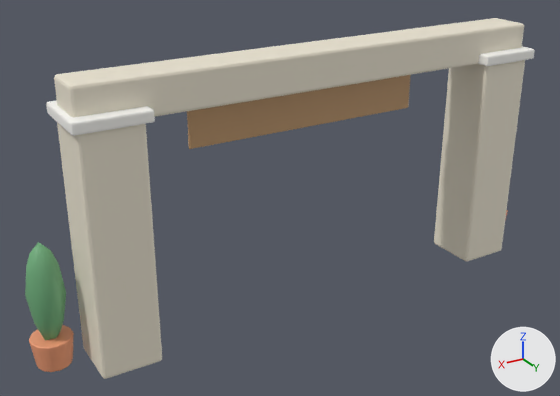
The Blender file source-art/bayview/town_gate.blend: old version first, new version second.
Before and after are seen from a 50 mm lens placed at (11.21, 16.61, 11.69), pointed at (0.99, -0.43, 3.17). Every picture has the same lights, and +X, +Y and +Z are marked at lower right. The older version comes first.

Names of what the first picture shows: 'Visual'.
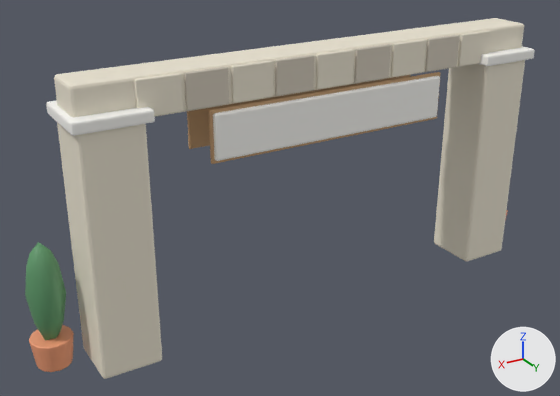
Boxes [x1, y1, x2, y2] around the edits, measured in the pictures (560 x 396 px):
part 1 of me_cube, added (pale yellow): after [458, 30, 491, 66]
part 2 of me_cube, added (pale yellow): after [425, 35, 459, 72]
part 3 of me_cube, added (pale yellow): after [354, 44, 391, 83]
part 4 of me_cube, added (pale yellow): after [275, 55, 314, 96]
part 5 of me_cube, added (pale yellow): after [184, 67, 229, 111]
part 6 of me_cube, added (pale yellow): after [134, 73, 183, 116]
part 7 of me_cube, added: after [213, 76, 440, 161]
part 8 of me_cube, added: after [209, 72, 441, 164]

What the commit changed:
me_cube is used by ob_visual; location (-6.0, 0.0, 3.2).
me_cube had 1292 vertices, 1292 faces and spanned x -2.1..14.1, y -1.1..0.9, z -3.2..4.2.
me_cube now has 1908 vertices, 1886 faces and spans x -2.1..14.1, y -1.1..0.9, z -3.2..4.2.
me_cube part 1: the loose piece of 56 vertices spanning x 0.6..1.7, y -0.7..-0.6, z 3.2..4.2 is copied, and the copy is moved by (0.0, 1.2, 0.0); it spans x 0.6..1.7, y 0.6..0.7, z 3.2..4.2.
me_cube part 2: the loose piece of 56 vertices spanning x 1.9..3.0, y -0.7..-0.6, z 3.2..4.2 is copied, and the copy is moved by (0.0, 1.2, 0.0); it spans x 1.9..3.0, y 0.6..0.7, z 3.2..4.2.
me_cube part 3: the loose piece of 56 vertices spanning x 4.2..5.4, y -0.7..-0.6, z 3.2..4.2 is copied, and the copy is moved by (0.0, 1.2, 0.0); it spans x 4.2..5.4, y 0.6..0.7, z 3.2..4.2.
me_cube part 4: the loose piece of 56 vertices spanning x 6.6..7.8, y -0.7..-0.6, z 3.2..4.2 is copied, and the copy is moved by (0.0, 1.2, 0.0); it spans x 6.6..7.8, y 0.6..0.7, z 3.2..4.2.
me_cube part 5: the loose piece of 56 vertices spanning x 9.1..10.2, y -0.7..-0.6, z 3.2..4.2 is copied, and the copy is moved by (0.0, 1.2, 0.0); it spans x 9.1..10.2, y 0.6..0.7, z 3.2..4.2.
me_cube part 6: the loose piece of 56 vertices spanning x 10.2..11.4, y -0.7..-0.6, z 3.2..4.2 is copied, and the copy is moved by (0.0, 1.2, 0.0); it spans x 10.2..11.4, y 0.6..0.7, z 3.2..4.2.
me_cube part 7: the loose piece of 56 vertices spanning x 2.4..9.6, y -0.7..-0.6, z 1.8..3.2 is copied, and the copy is moved by (0.0, 1.3, 0.0), in mat_whitetrim (white #fcfaf6); it spans x 2.5..9.5, y 0.6..0.8, z 1.9..3.1.
me_cube part 8: the loose piece of 56 vertices spanning x 2.4..9.6, y -0.7..-0.6, z 1.8..3.2 is copied, and the copy is moved by (0.0, 1.3, 0.0); it spans x 2.4..9.6, y 0.6..0.7, z 1.8..3.2.
Other edits to the shape of me_cube do not show in these pictures.
